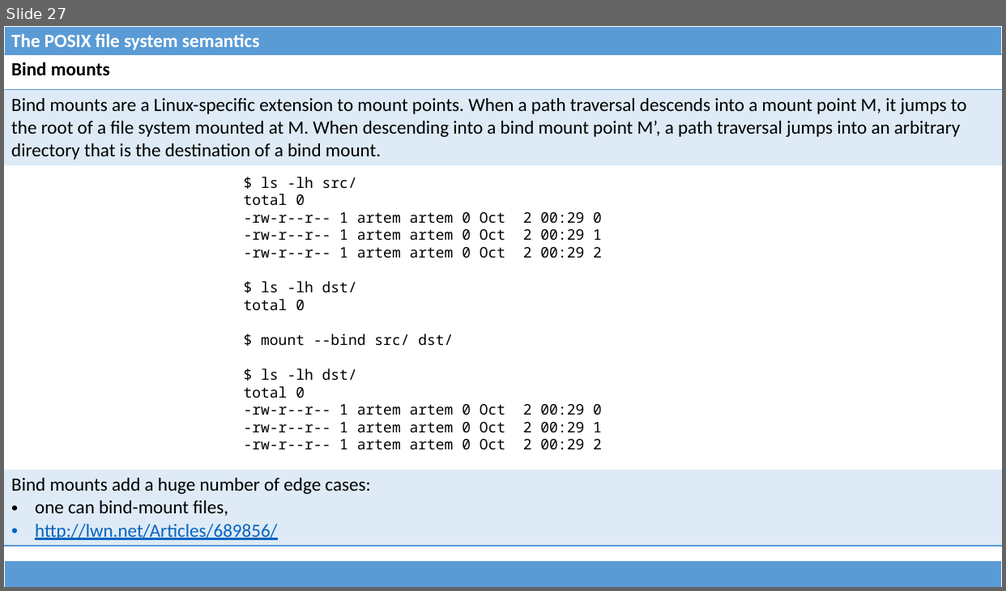
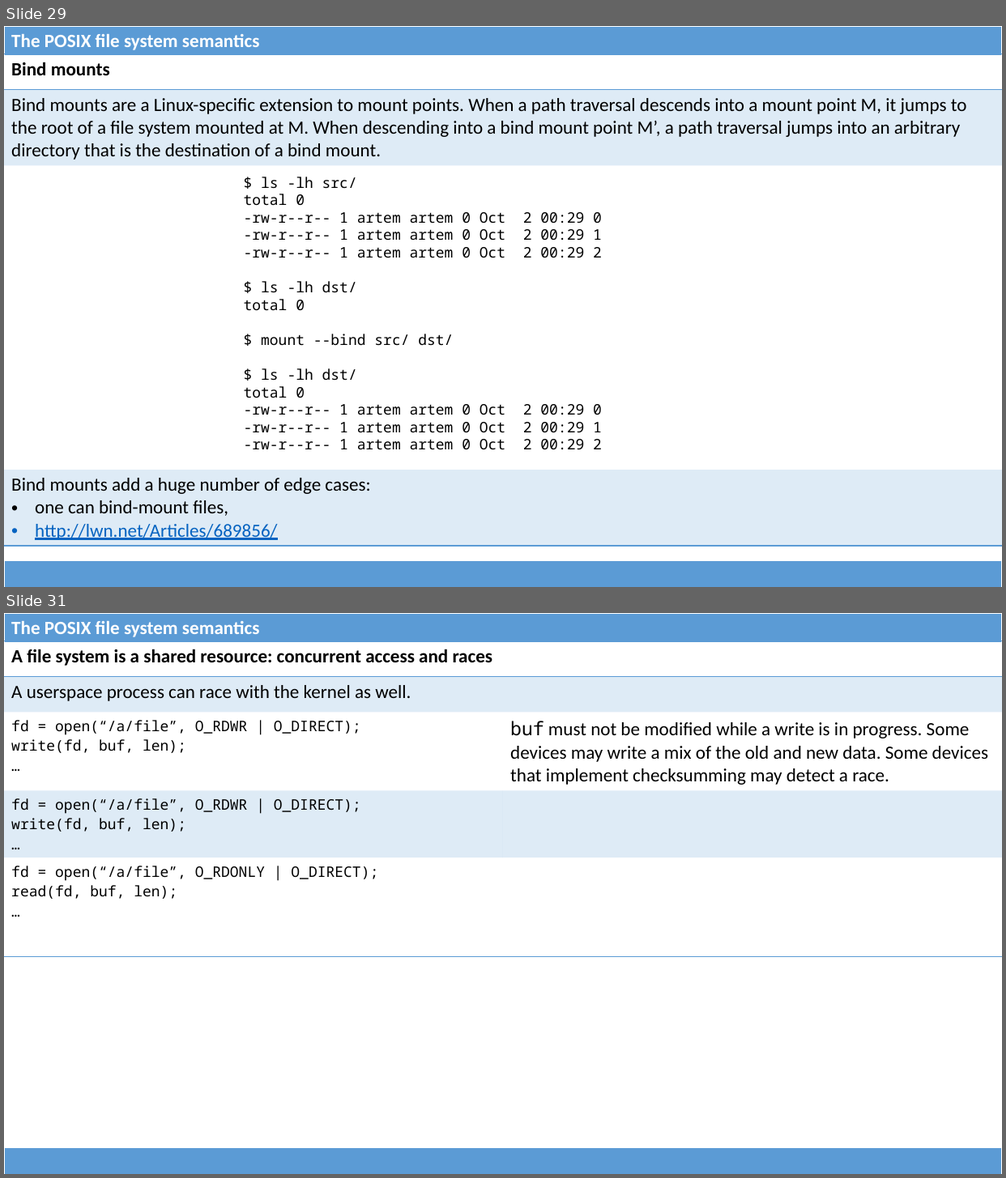
Before and after one commit to dominiquelefevre/filesystems-101-jb, a slide deck: talks/src/class01.pptx. Shown one above the other, each under a label of ours: slide 27 before the commit, slides 29 and 31 after it; the slides between them are not shown. The pictures are 1006x591 and 1006x1178 pixels, drawn with LibreOffice and Linux fonts; fonts in the diff are those of the drawing. Boxes give left, top, right and bottom in pixels: in the first picture for what was removed or moved away, otherwise in the second. Text is boxed around its words. In the diff, an @@ line names an element or a change of style, - is before the commit and + after.

Commit message:
class01: misc improvements.
1. Passing FDs over an AF_UNIX socket.
2. Race scenarios involving O_DIRECT.

```diff
--- a/talks/src/class01.pptx
+++ b/talks/src/class01.pptx
@@ slide 31 added at bbox=[4, 613, 1002, 1174], background #FFFFFF @@
@@ table added at bbox=[4, 613, 1002, 643], 1 rows, 1 columns @@
+The POSIX file system semantics
@@ table added at bbox=[4, 641, 1002, 944], 5 rows, 2 columns @@
+A file system is a shared resource: concurrent access and races | 
+A userspace process can race with the kernel as well. | 
+fd = open(“/a/file”, O_RDWR | O_DIRECT); / write(fd, buf, len); / … | buf must not be modified while a write is in progress. Some devices may write a mix of the old and new data. Some devices that implement checksumming may detect a race.
+fd = open(“/a/file”, O_RDWR | O_DIRECT); / write(fd, buf, len); / … | 
+fd = open(“/a/file”, O_RDONLY | O_DIRECT); / read(fd, buf, len); / … | 
@@ table added at bbox=[4, 1148, 1002, 1174], 1 rows, 1 columns @@
+
@@ what was slide 27 is now slide 29 @@
```
Also in this commit, not shown: 5 slides changed, 5 other slides added, 1 other file.
